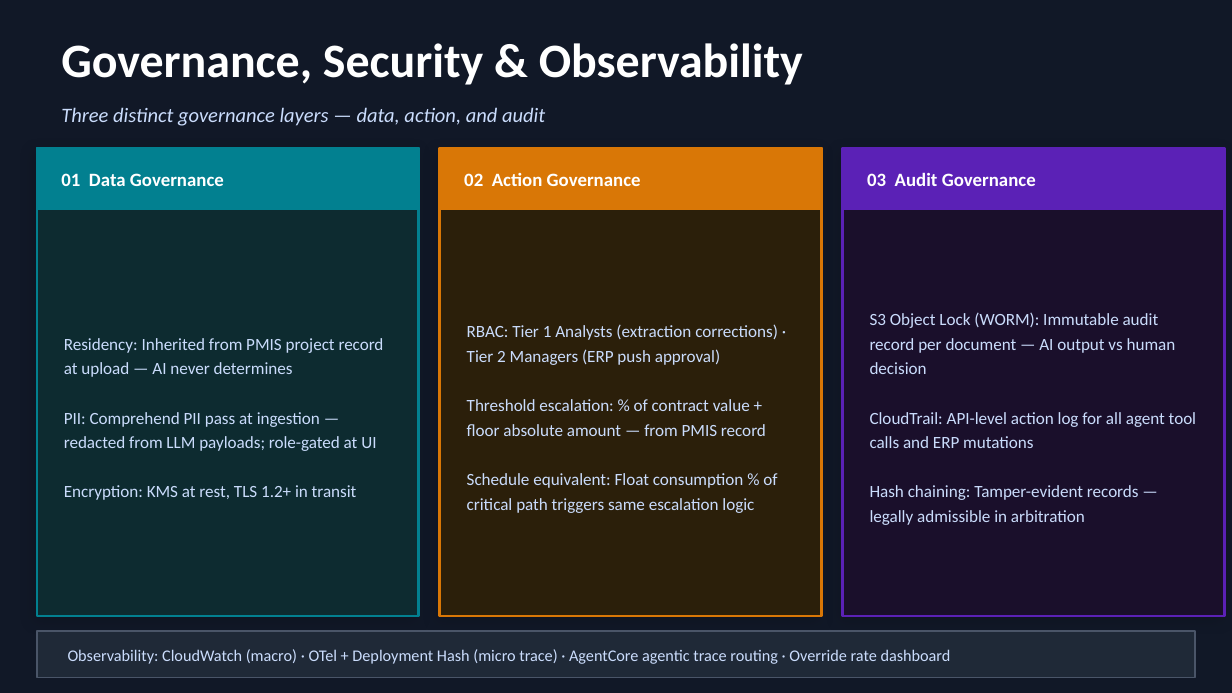
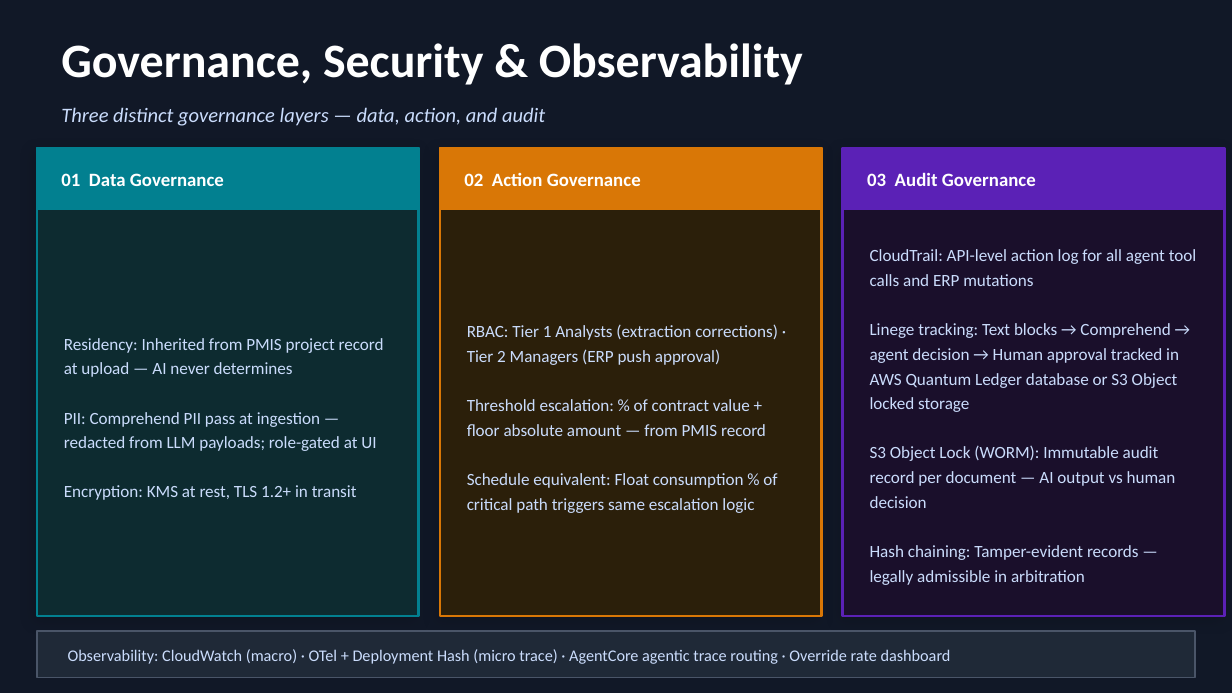
Before and after one commit to anandlonkar/contract-change-detection-agent, a slide deck: slide 5 of presentation/AECOM_AI_Change_Management.pptx. Drawn at 1232x693 pixels with LibreOffice and Linux fonts; fonts in the diff are those of the drawing. Boxes give left, top, right and bottom in pixels: in the first picture for what was removed or moved away, otherwise in the second. Text is boxed around its words. In the diff, an @@ line names an element or a change of style, - is before the commit and + after.

```diff
--- a/presentation/AECOM_AI_Change_Management.pptx
+++ b/presentation/AECOM_AI_Change_Management.pptx
@@ text at box(870, 249, 1196, 412): paragraphs added @@
+CloudTrail: API-level action log for all agent tool calls and ERP mutations
+Linege tracking: Text blocks → Comprehend → agent decision → Human approval tracked in AWS Quantum Ledger database or S3 Object locked storage
@@ text at box(870, 412, 1196, 448): paragraph removed @@
-CloudTrail: API-level action log for all agent tool calls and ERP mutations
```
Also in this commit, not shown: 2 other slides changed, 3 other files.
